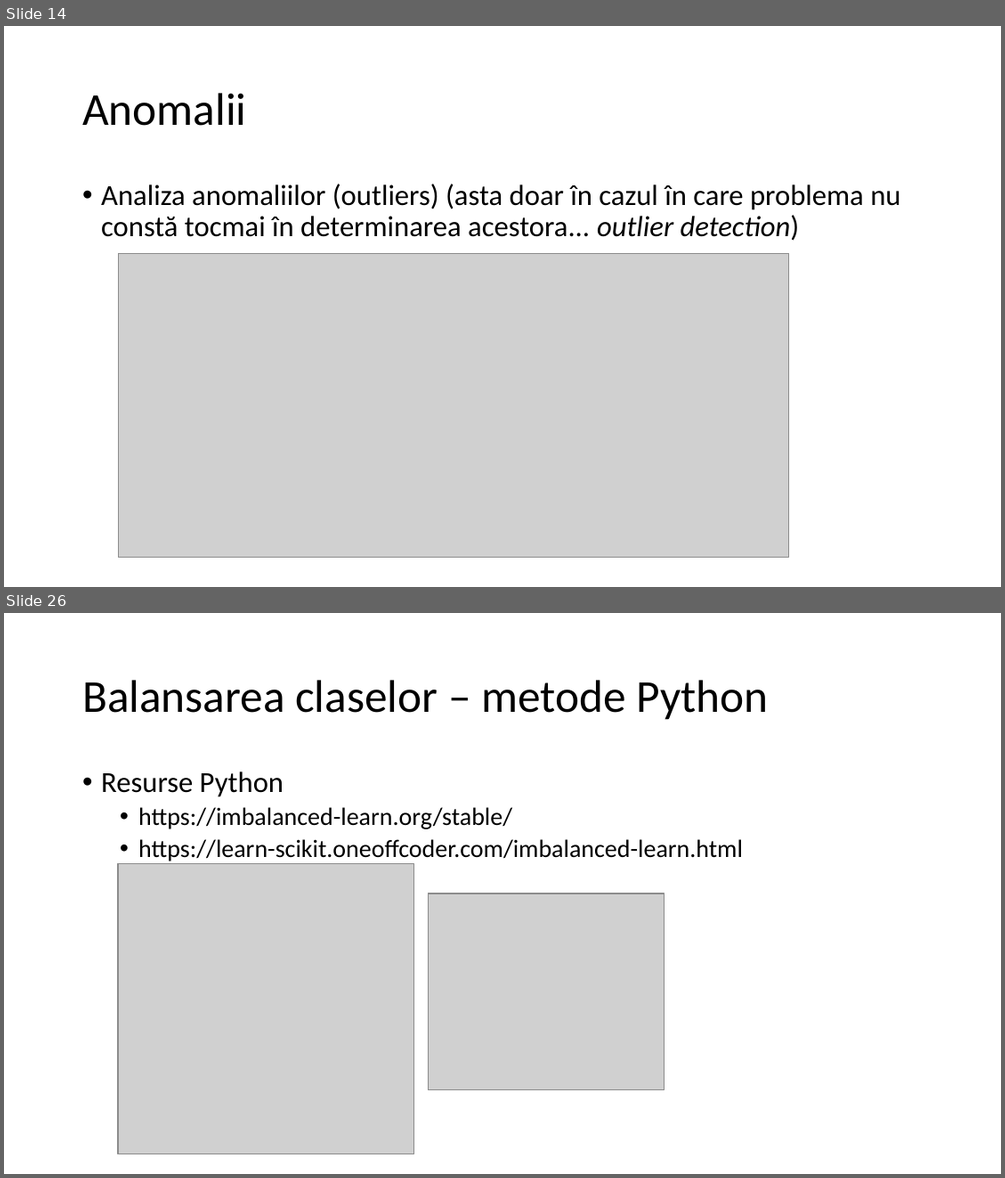
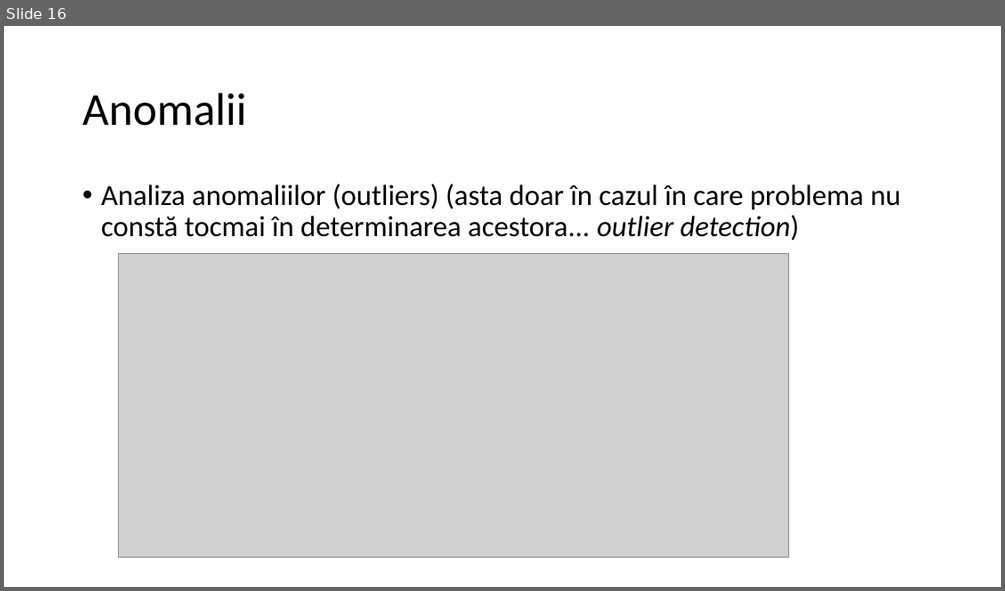
Before and after one commit to sbildea/SEED, a slide deck: cursuri/02-explorare-vizualizare/curs-02-analiza-exploratorie.pptx. Shown one above the other, each under a label of ours: slides 14 and 26 before the commit, slide 16 after it; the slides between them are not shown. The pictures are 1005x1178 and 1005x591 pixels, drawn with LibreOffice and Linux fonts; fonts in the diff are those of the drawing; grey boxes stand for pictures; background and template pictures are left out. Boxes give left, top, right and bottom in pixels: in the first picture for what was removed or moved away, otherwise in the second. Text is boxed around its words. In the diff, an @@ line names an element or a change of style, - is before the commit and + after.

```diff
--- a/cursuri/02-explorare-vizualizare/curs-02-analiza-exploratorie.pptx
+++ b/cursuri/02-explorare-vizualizare/curs-02-analiza-exploratorie.pptx
@@ slide 26 removed at [4, 613, 1001, 1174], background #FFFFFF @@
@@ title removed at [82, 680, 768, 720] @@
-Balansarea claselor – metode Python
@@ text removed at [101, 771, 743, 861] @@
-• Resurse Python
-  • https://imbalanced-learn.org/stable/
-  • https://learn-scikit.oneoffcoder.com/imbalanced-learn.html
@@ picture removed at [118, 864, 413, 1154] @@
@@ picture removed at [428, 893, 663, 1089] @@
@@ what was slide 14 is now slide 16 @@
```
Also in this commit, not shown: 2 slides changed, 1 slide added, 13 other slides removed, 48 other files.
